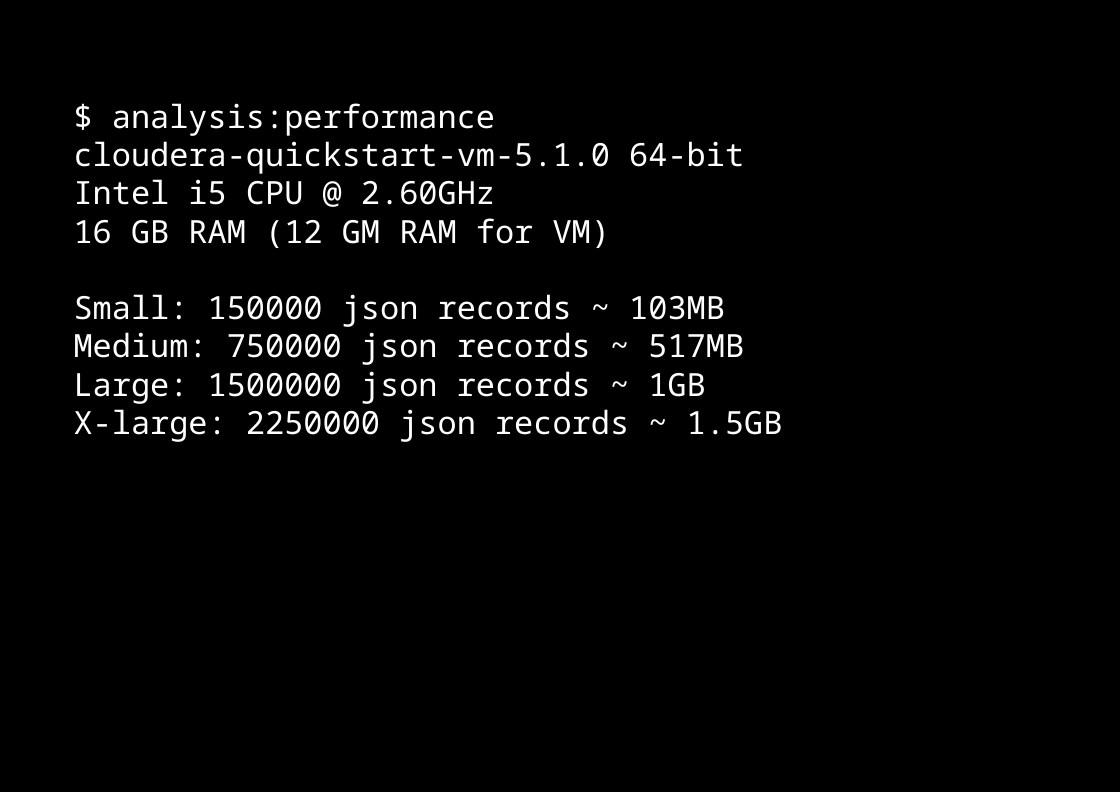
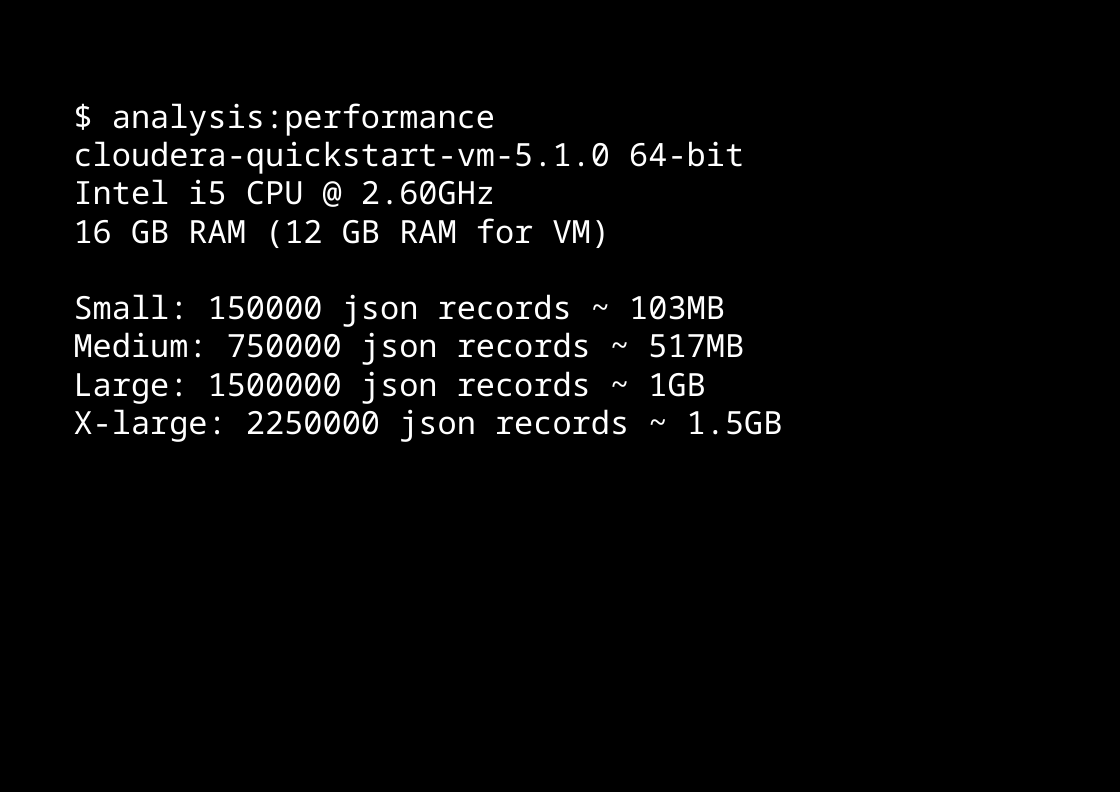
Before and after one commit to dzamurovic/coding-serbia-2014, a slide deck: slide 38 of coding-serbia.pptx. Drawn at 1120x792 pixels with LibreOffice and Linux fonts; fonts in the diff are those of the drawing. Boxes give left, top, right and bottom in pixels: in the first picture for what was removed or moved away, otherwise in the second. Text is boxed around its words. In the diff, an @@ line names an element or a change of style, - is before the commit and + after.

```diff
--- a/coding-serbia.pptx
+++ b/coding-serbia.pptx
@@ text in rectangle at bbox=[74, 218, 610, 248]: text changed @@
-16 GB RAM (12 GM RAM for VM)
+16 GB RAM (12 GB RAM for VM)
```
Also in this commit, not shown: 4 other slides changed.
